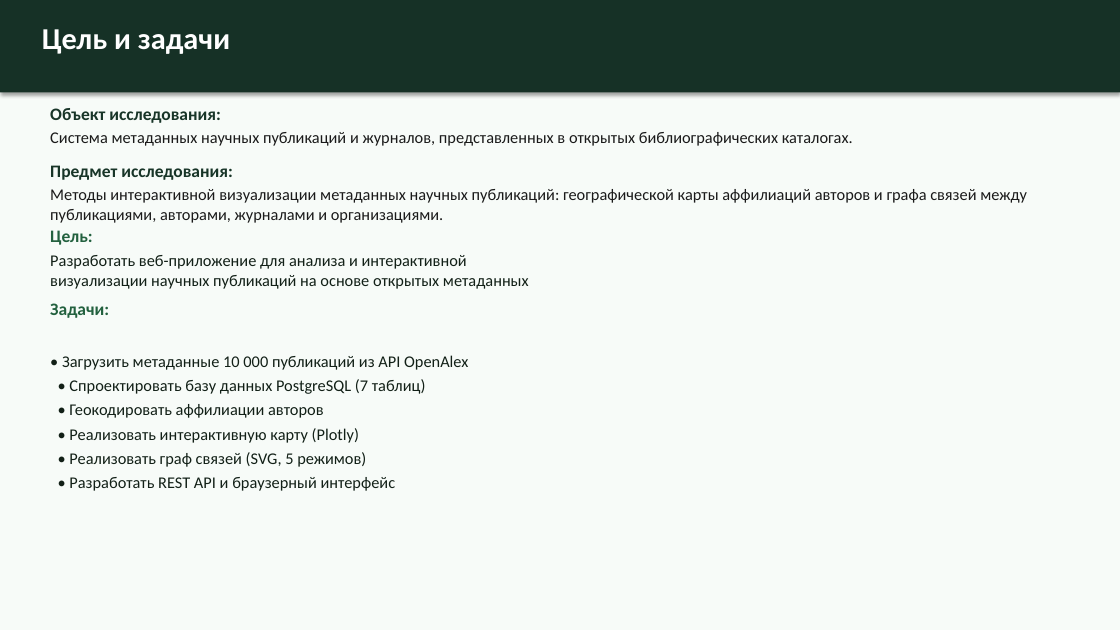
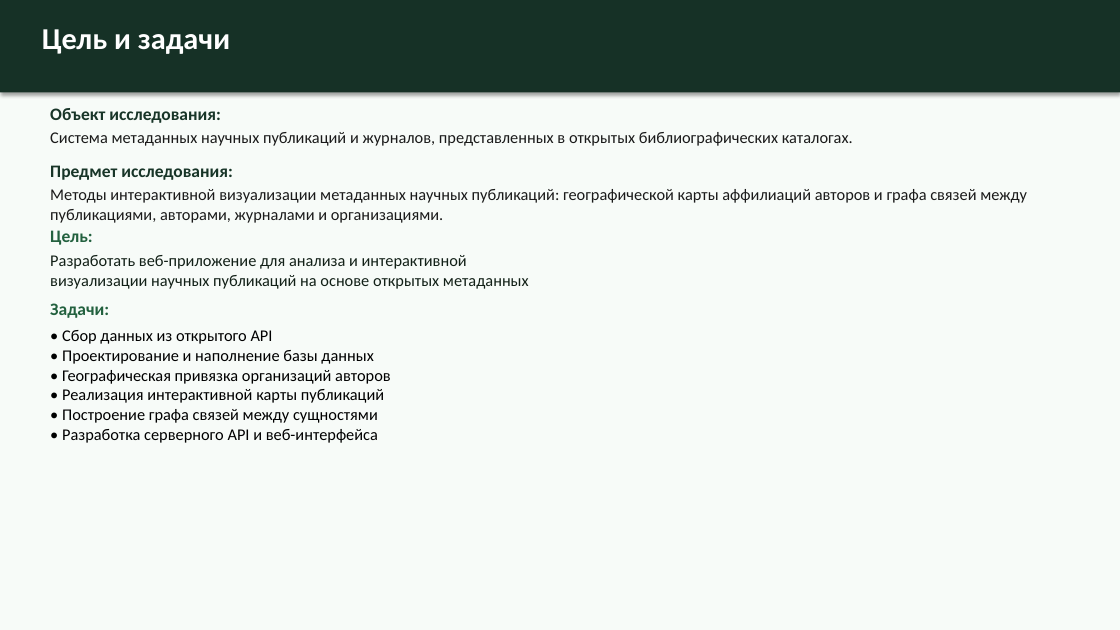
Before and after one commit to surnova2703/muiv3year, a slide deck: slide 4 of docs/Визуализация науки на основе метаданных публикаций и журналов.pptx. Drawn at 1120x630 pixels with LibreOffice and Linux fonts; fonts in the diff are those of the drawing. Boxes give left, top, right and bottom in pixels: in the first picture for what was removed or moved away, otherwise in the second. Text is boxed around its words. In the diff, an @@ line names an element or a change of style, - is before the commit and + after.

```diff
--- a/docs/Визуализация науки на основе метаданных публикаций и журналов.pptx
+++ b/docs/Визуализация науки на основе метаданных публикаций и журналов.pptx
@@ text at box(62, 330, 390, 443): text changed; text colour #122017 to #000000 @@
-• Загрузить метаданные 10 000 публикаций из API OpenAlex
-• Спроектировать базу данных PostgreSQL (7 таблиц)
-• Геокодировать аффилиации авторов
-• Реализовать интерактивную карту (Plotly)
-• Реализовать граф связей (SVG, 5 режимов)
-• Разработать REST API и браузерный интерфейс
+• Сбор данных из открытого API
+• Проектирование и наполнение базы данных
+• Географическая привязка организаций авторов
+• Реализация интерактивной карты публикаций
+• Построение графа связей между сущностями
+• Разработка серверного API и веб-интерфейса
```
Also in this commit, not shown: 1 other slide changed.
